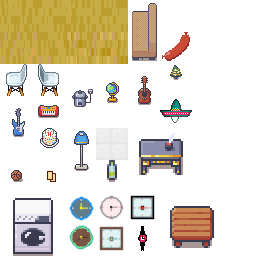
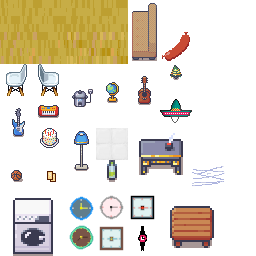
The second 256 x 256 image is a revision of the first. Changes to its layers:
painted on "tileset_hs18.png" over [192, 166, 225, 187]
